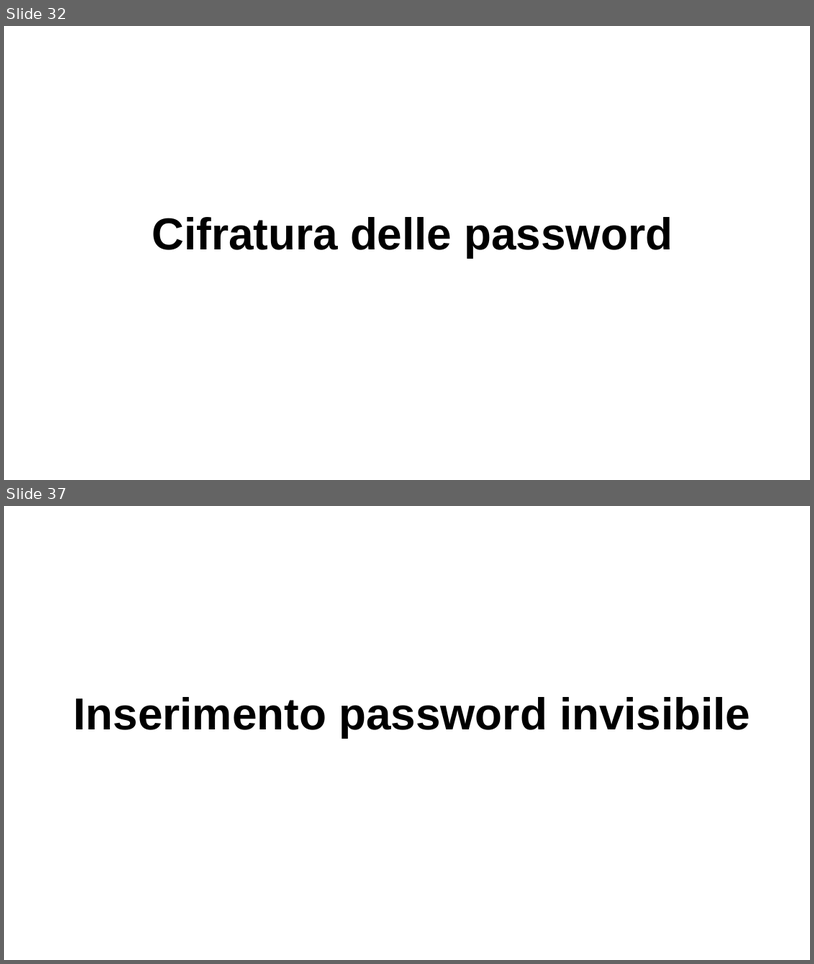
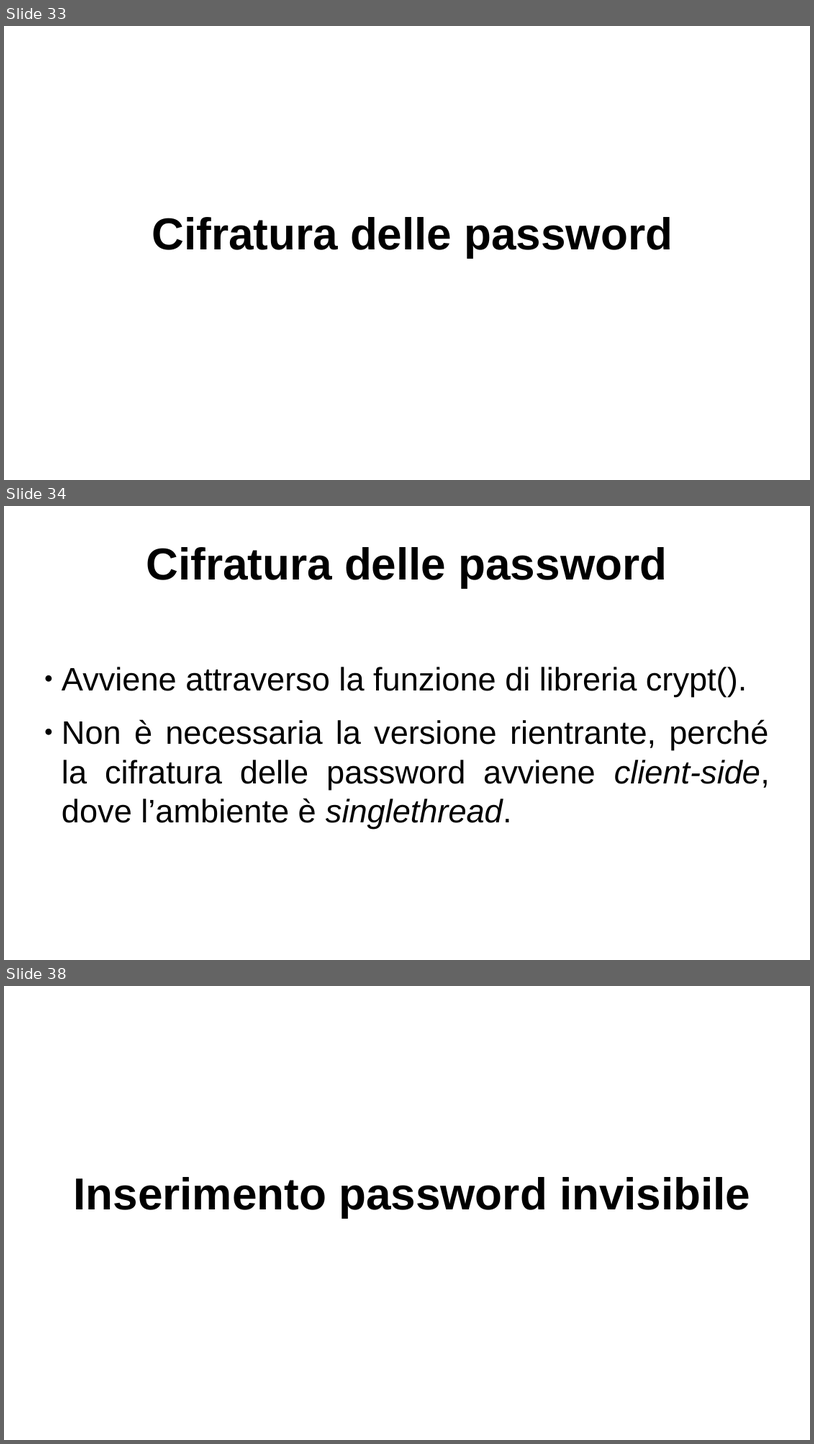
Before and after one commit to lucaMastro/progetto_SO, a slide deck: presentazione_progetto_SO.odp. Shown one above the other, each under a label of ours: slides 32 and 37 before the commit, slides 33, 34 and 38 after it; the slides between them are not shown. The pictures are 814x964 and 814x1444 pixels, drawn with LibreOffice and Linux fonts; fonts in the diff are those of the drawing. Boxes give left, top, right and bottom in pixels: in the first picture for what was removed or moved away, otherwise in the second. Text is boxed around its words. In the diff, an @@ line names an element or a change of style, - is before the commit and + after.

Commit message:
modificata crypt_r in crypt, aggiunta inizializzazione seed, gestito l'inserimento di pass nulle o spaziate, modificata la relazione

```diff
--- a/presentazione_progetto_SO.odp
+++ b/presentazione_progetto_SO.odp
@@ slide 34 added at (4, 506, 810, 960), background #FFFFFF @@
@@ title added at (146, 547, 668, 587), 44 pt, text #000000, bold @@
+Cifratura delle password
@@ text added at (62, 667, 770, 828), 32 pt, text #000000 @@
+● Avviene attraverso la funzione di libreria crypt().
+● Non è necessaria la versione rientrante, perché la cifratura delle password avviene client-side, dove l’ambiente è singlethread.
@@ what was slide 32 is now slide 33 @@
@@ what was slide 37 is now slide 38 @@
```
Also in this commit, not shown: 3 slides changed, 2 other slides added, 1 slide removed, 1 other file.
